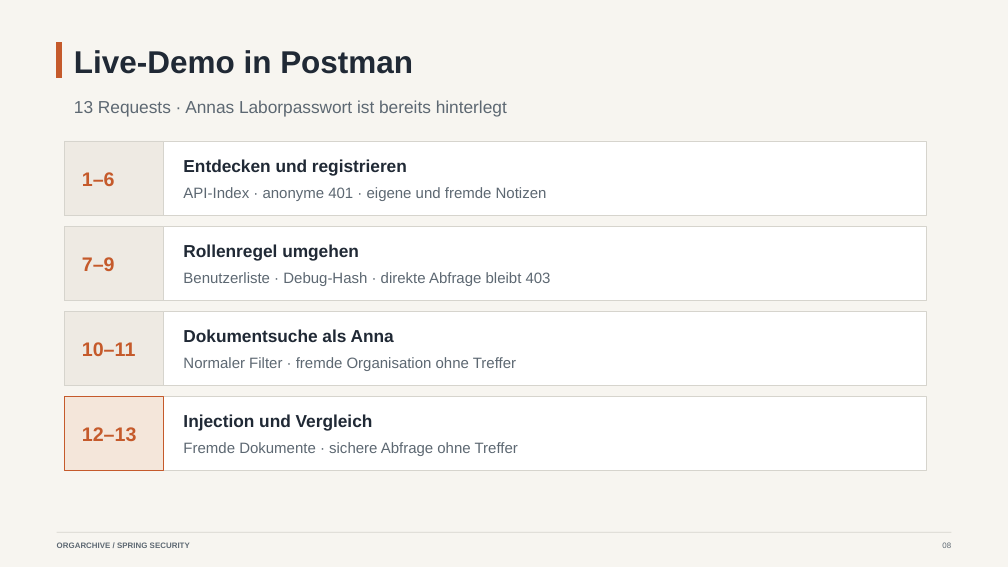
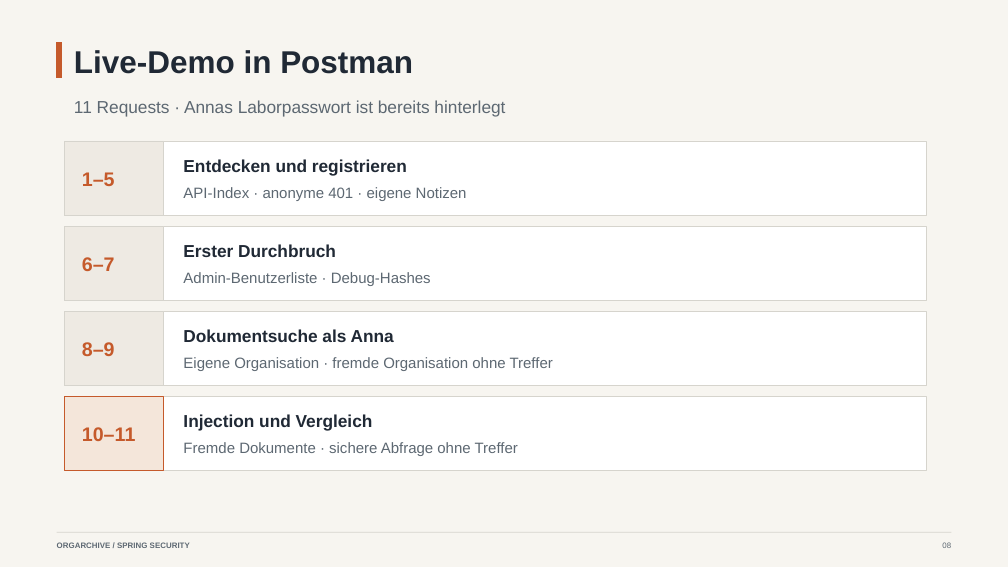
Before and after one commit to andrey94308/spring-came-to-the-party, a slide deck: slide 8 of presentation/spring_knowledge_sharing_editable_orgarchive.pptx. Drawn at 1008x567 pixels with LibreOffice and Linux fonts; fonts in the diff are those of the drawing. Boxes give left, top, right and bottom in pixels: in the first picture for what was removed or moved away, otherwise in the second. Text is boxed around its words. In the diff, an @@ line names an element or a change of style, - is before the commit and + after.

```diff
--- a/presentation/spring_knowledge_sharing_editable_orgarchive.pptx
+++ b/presentation/spring_knowledge_sharing_editable_orgarchive.pptx
@@ text at bbox=[74, 100, 505, 117]: text changed @@
-13 Requests · Annas Laborpasswort ist bereits hinterlegt
+11 Requests · Annas Laborpasswort ist bereits hinterlegt
@@ text at bbox=[82, 172, 115, 186]: text changed @@
-1–6
+1–5
@@ text at bbox=[183, 187, 467, 201]: text changed @@
-API-Index · anonyme 401 · eigene und fremde Notizen
+API-Index · anonyme 401 · eigene Notizen
@@ text at bbox=[82, 257, 115, 271]: text changed @@
-7–9
+6–7
@@ text at bbox=[183, 244, 336, 257]: text changed @@
-Rollenregel umgehen
+Erster Durchbruch
@@ text at bbox=[183, 272, 431, 286]: text changed @@
-Benutzerliste · Debug-Hash · direkte Abfrage bleibt 403
+Admin-Benutzerliste · Debug-Hashes
@@ text added at bbox=[82, 342, 115, 356], 18.8 pt, text #C55A2B, bold @@
+8–9
@@ text at bbox=[183, 357, 553, 371]: text changed @@
-Normaler Filter · fremde Organisation ohne Treffer
+Eigene Organisation · fremde Organisation ohne Treffer
@@ text "10–11": place and size @@
-text "10–11" at bbox=[82, 342, 136, 356]
+text "10–11" at bbox=[82, 427, 136, 441]
@@ text removed at bbox=[82, 427, 137, 441] @@
-12–13
```
Also in this commit, not shown: 9 other files.
